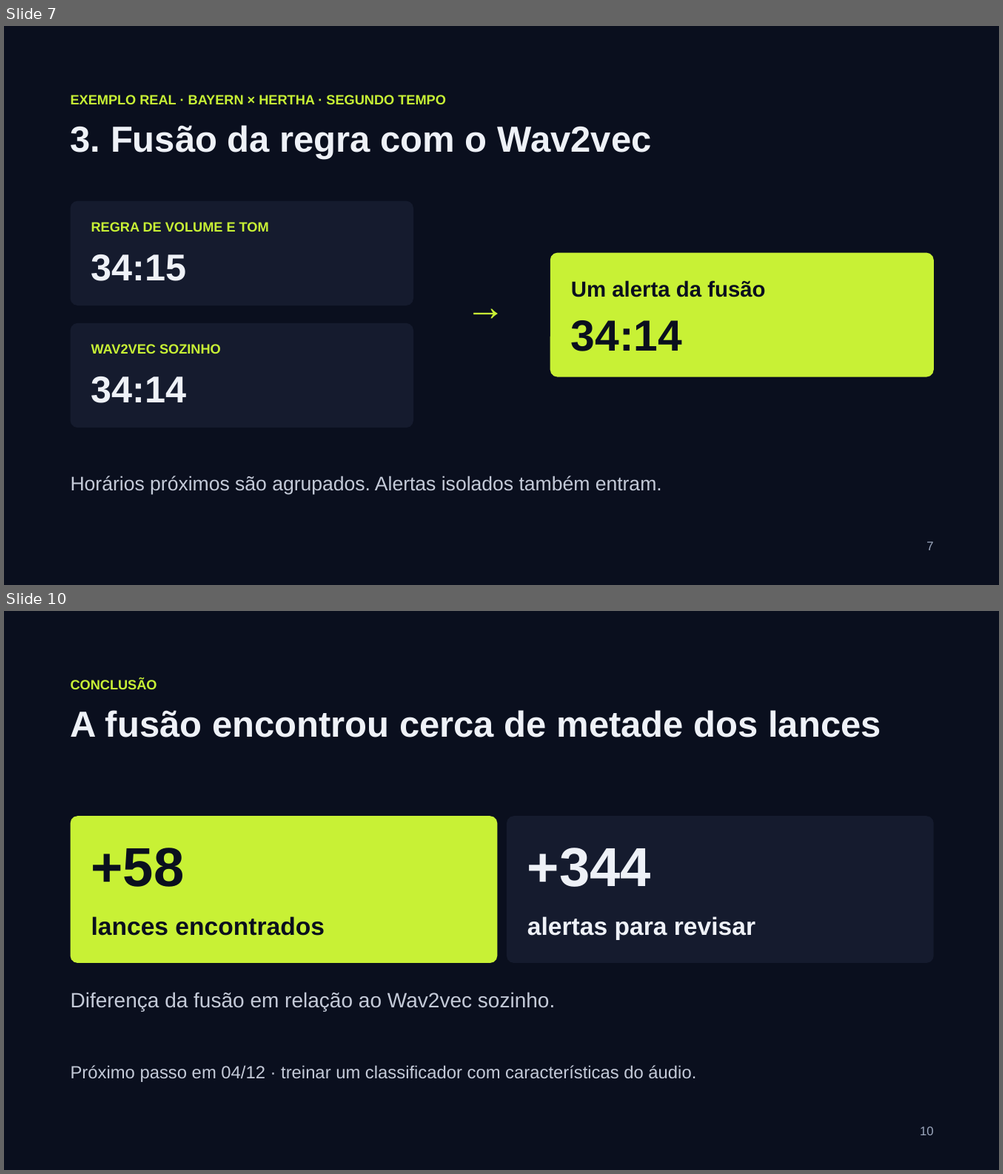
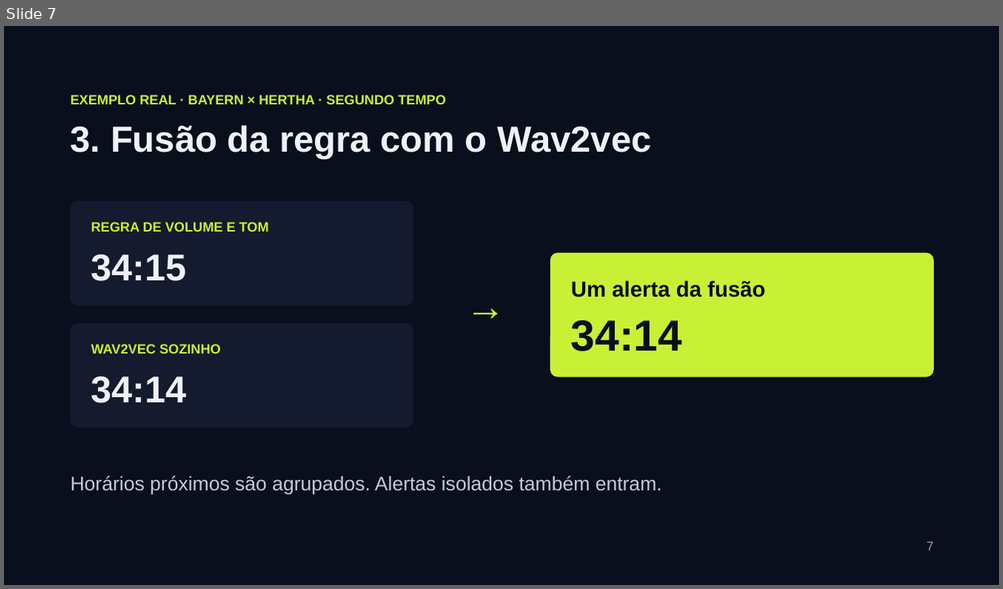
Before and after one commit to orlowf/PDSI-2026, a slide deck: slides/checkpoint-2/Signal-FC-Checkpoint-2.pptx. Shown one above the other, each under a label of ours: slides 7 and 10 before the commit, slide 7 after it; the slides between them are not shown. The pictures are 1003x1174 and 1003x589 pixels, drawn with LibreOffice and Linux fonts; fonts in the diff are those of the drawing. Boxes give left, top, right and bottom in pixels: in the first picture for what was removed or moved away, otherwise in the second. Text is boxed around its words. In the diff, an @@ line names an element or a change of style, - is before the commit and + after.

```diff
--- a/slides/checkpoint-2/Signal-FC-Checkpoint-2.pptx
+++ b/slides/checkpoint-2/Signal-FC-Checkpoint-2.pptx
@@ slide 10 removed at box(4, 611, 999, 1170), background #0A0F1E @@
@@ text removed at box(71, 679, 157, 689) @@
-CONCLUSÃO
@@ text removed at box(71, 710, 880, 738) @@
-A fusão encontrou cerca de metade dos lances
@@ rounded rectangle removed at box(71, 816, 497, 963) @@
@@ rounded rectangle removed at box(507, 816, 933, 963) @@
@@ text removed at box(91, 848, 185, 887) @@
-+58
@@ text removed at box(527, 848, 651, 887) @@
-+344
@@ text removed at box(91, 917, 324, 936) @@
-lances encontrados
@@ text removed at box(527, 917, 755, 940) @@
-alertas para revisar
@@ text removed at box(71, 992, 555, 1011) @@
-Diferença da fusão em relação ao Wav2vec sozinho.
@@ text removed at box(71, 1065, 696, 1082) @@
-Próximo passo em 04/12 · treinar um classificador com características do áudio.
@@ text removed at box(919, 1127, 933, 1136) @@
-10
```
Also in this commit, not shown: 3 slides changed, 3 slides added, 2 other slides removed, 17 other files.
